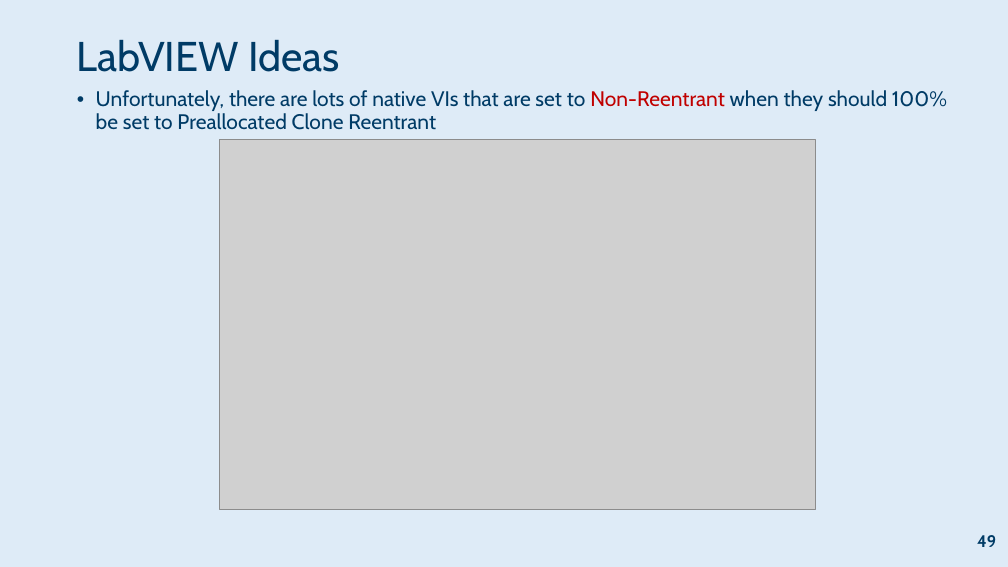
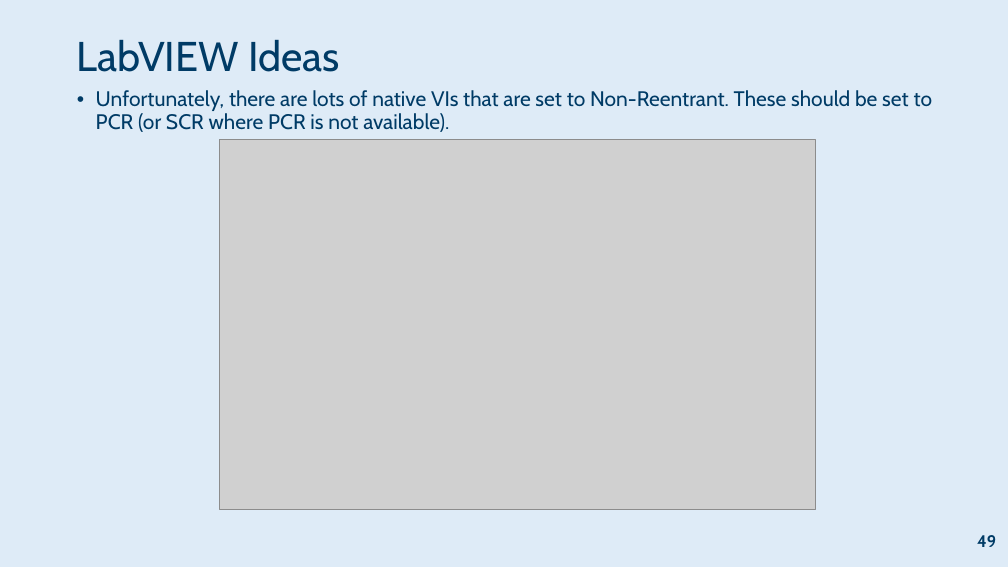
Before and after one commit to RobustoSystems/LabVIEWMultithreading, a slide deck: slide 49 of 2026-09-23 LabVIEW Multithreading and VI Execution Settings (GDevCon7).pptx. Drawn at 1008x567 pixels with LibreOffice and Linux fonts; fonts in the diff are those of the drawing; grey boxes stand for pictures; background and template pictures are left out. Boxes give left, top, right and bottom in pixels: in the first picture for what was removed or moved away, otherwise in the second. Text is boxed around its words. In the diff, an @@ line names an element or a change of style, - is before the commit and + after.

```diff
--- a/2026-09-23 LabVIEW Multithreading and VI Execution Settings (GDevCon7).pptx
+++ b/2026-09-23 LabVIEW Multithreading and VI Execution Settings (GDevCon7).pptx
@@ text at box(96, 90, 933, 132): text changed @@
-• Unfortunately, there are lots of native VIs that are set to Non-Reentrant when they should 100% be set to Preallocated Clone Reentrant
+• Unfortunately, there are lots of native VIs that are set to Non-Reentrant. These should be set to PCR (or SCR where PCR is not available).
```
Also in this commit, not shown: 4 other slides changed, 5 slides removed.
